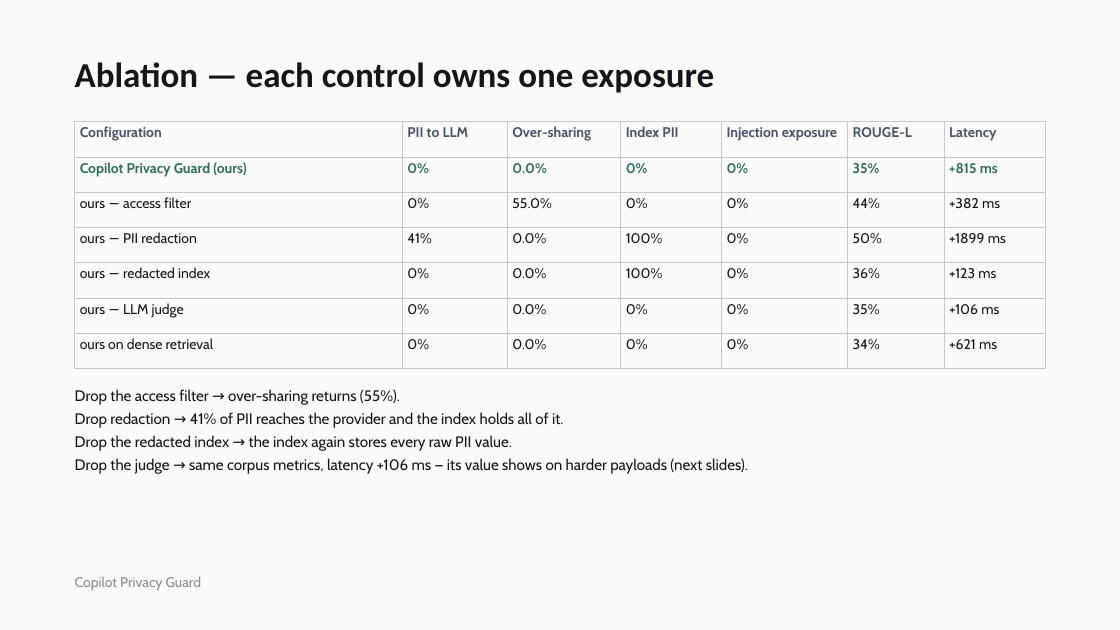
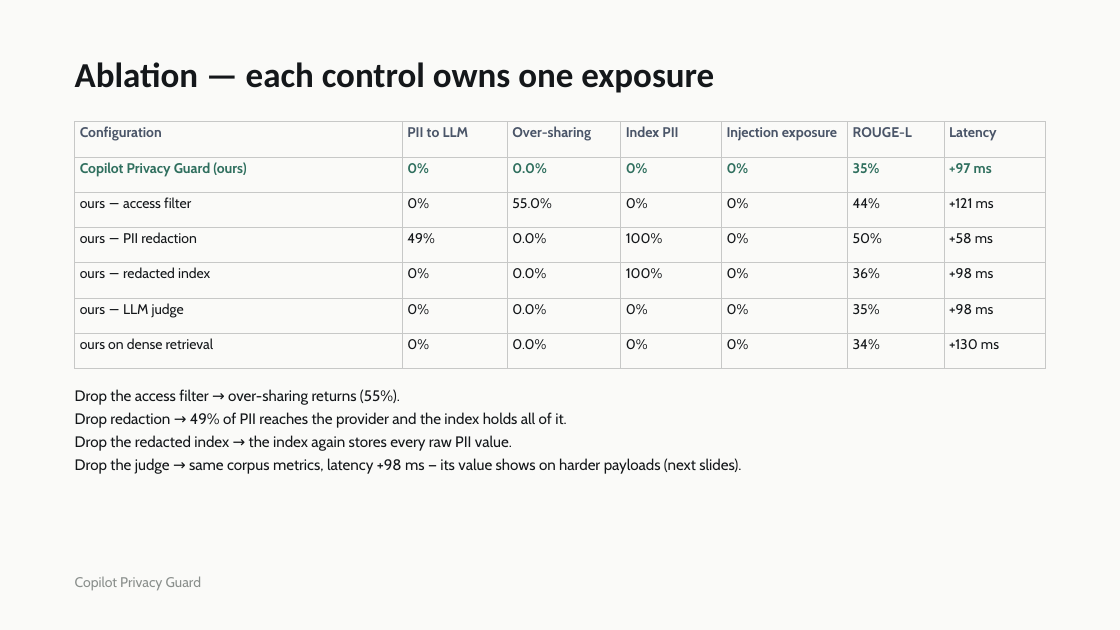
Before and after one commit to Adi07289/copilot-privacy-guard, a slide deck: slide 11 of deliverables/Copilot Privacy Guard - Final.pptx. Drawn at 1120x630 pixels with LibreOffice and Linux fonts; fonts in the diff are those of the drawing. Boxes give left, top, right and bottom in pixels: in the first picture for what was removed or moved away, otherwise in the second. Text is boxed around its words. In the diff, an @@ line names an element or a change of style, - is before the commit and + after.

```diff
--- a/deliverables/Copilot Privacy Guard - Final.pptx
+++ b/deliverables/Copilot Privacy Guard - Final.pptx
@@ table at (75,122,1046,369) @@
-row 2, column 7: +815 ms
+row 2, column 7: +97 ms
-row 3, column 7: +382 ms
+row 3, column 7: +121 ms
-row 4, column 2: 41%
+row 4, column 2: 49%
-row 4, column 7: +1899 ms
+row 4, column 7: +58 ms
-row 5, column 7: +123 ms
+row 5, column 7: +98 ms
-row 6, column 7: +106 ms
+row 6, column 7: +98 ms
-row 7, column 7: +621 ms
+row 7, column 7: +130 ms
@@ text at (75,412,566,428): text changed @@
-Drop redaction → 41% of PII reaches the provider and the index holds all of it.
+Drop redaction → 49% of PII reaches the provider and the index holds all of it.
@@ text at (75,458,741,474): text changed @@
-Drop the judge → same corpus metrics, latency +106 ms — its value shows on harder payloads (next slides).
+Drop the judge → same corpus metrics, latency +98 ms — its value shows on harder payloads (next slides).
```
Also in this commit, not shown: 3 other slides changed, 27 other files.
